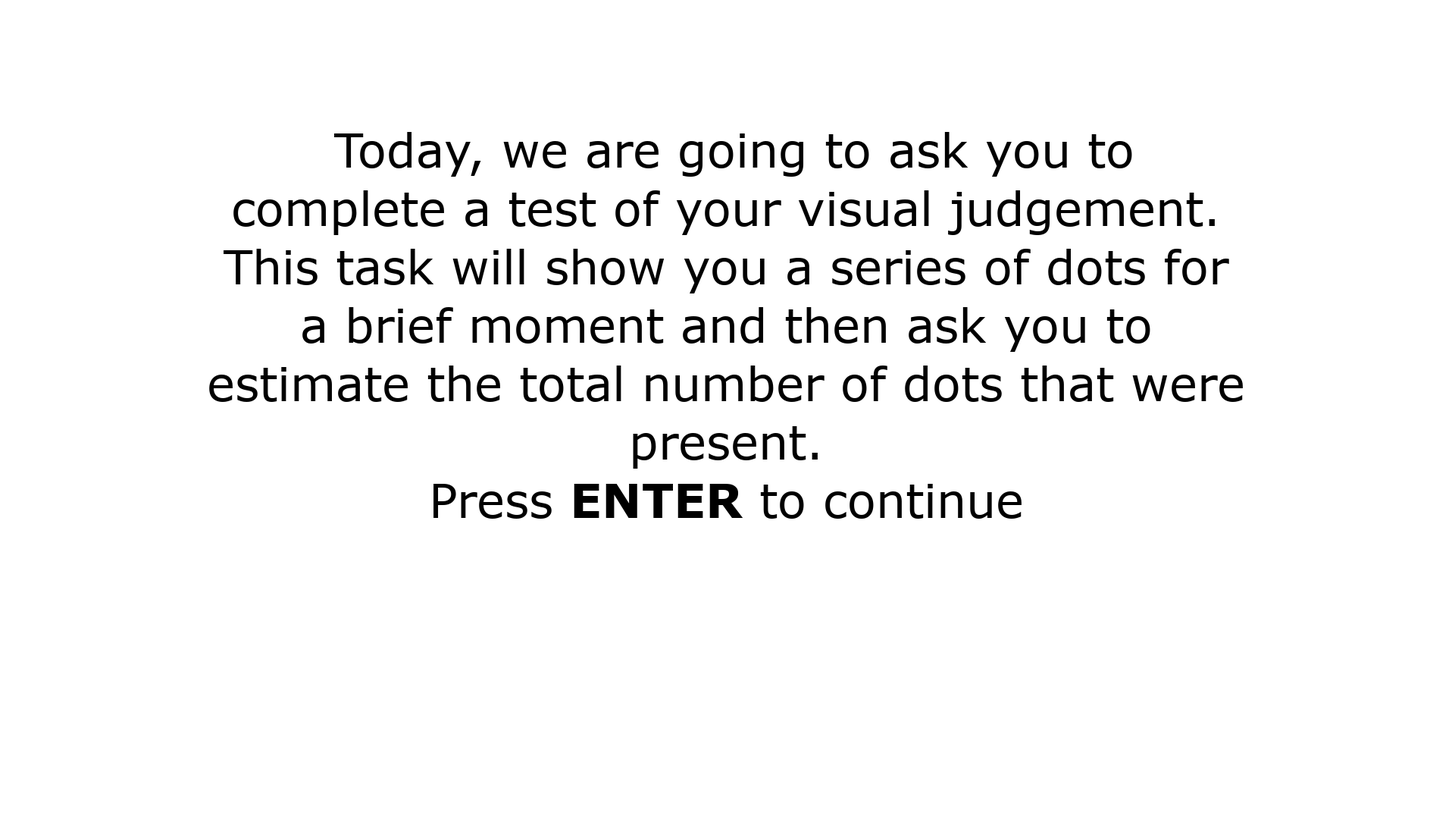
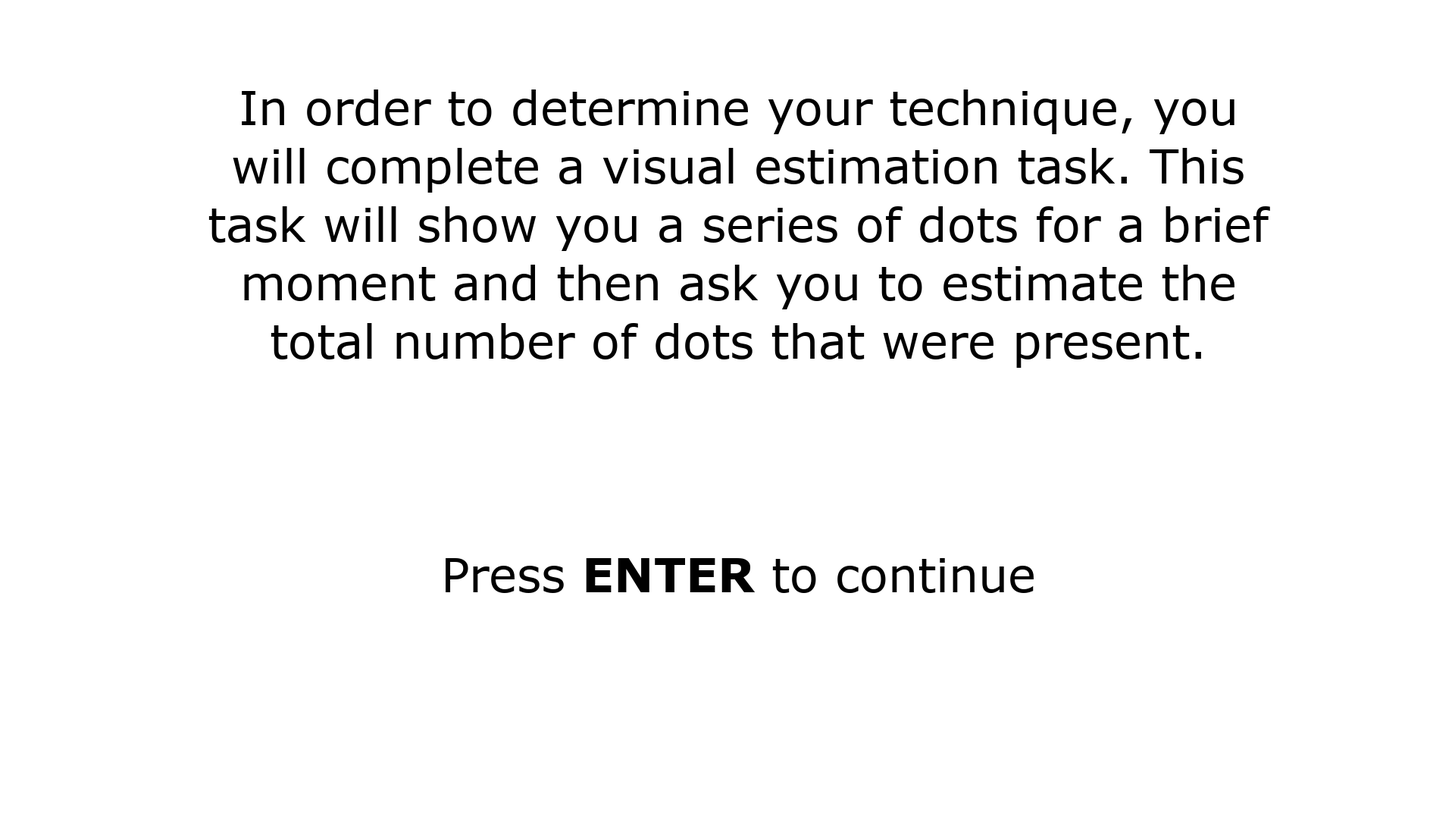
Two versions of the same layered image (w=1455, h=819). Layer-by-layer changes:
renamed "..." to "In order to determine your tec...", painted on it over [208, 89, 1271, 593]
